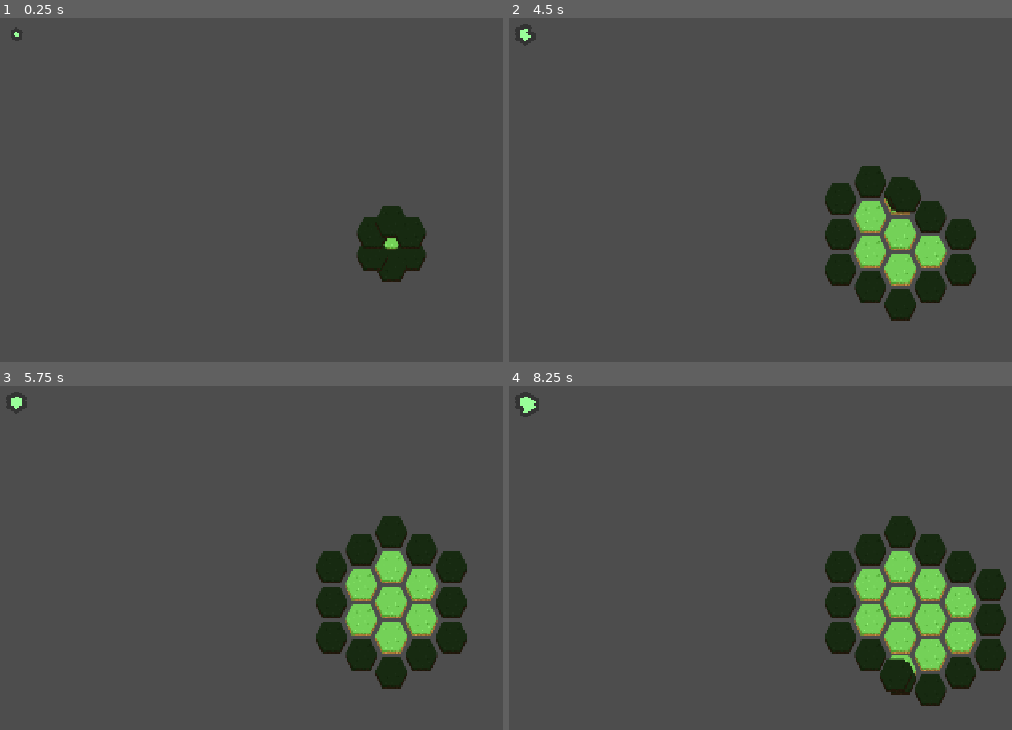
Above: before the commit, frames 1-4 (two rows, left to right).
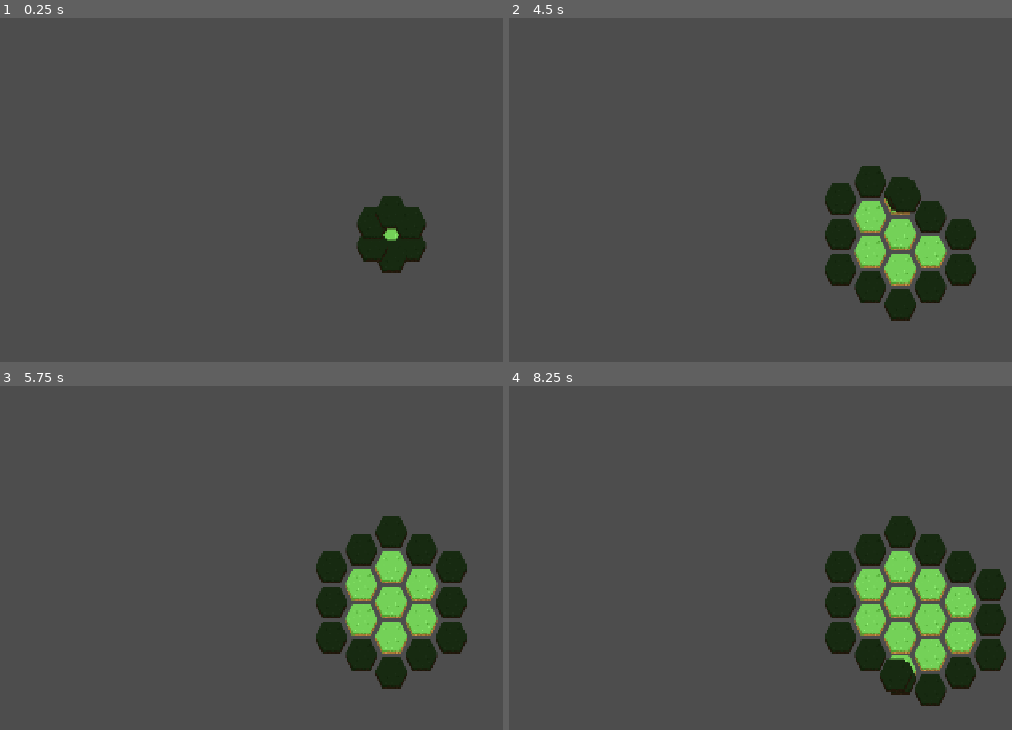
Above: after the commit, the same moments.

Repository: Wanyui/EndlessHunt
Game: Godot game, scene res://scenes/main.tscn
Two runs of this game, one before a commit and one after it. Both use one fixed random seed, a clock stepped at 60 frames per second and the inputs below.
Inputs (mouse positions are in pixels of both pictures, inside the frame that each line leads up to):
- Up to frame 1 (0.25 s): no input
- Up to frame 2 (4.5 s): click (901, 234) at 0.67 s; tap Enter at 1.25 s; move the mouse to (931, 251) at 1.27 s; click (931, 251) at 1.42 s; move the mouse to (901, 269) at 2.02 s; click (901, 269) at 2.17 s; move the mouse to (871, 251) at 2.77 s; click (871, 251) at 2.92 s; move the mouse to (871, 217) at 3.52 s; click (871, 217) at 3.67 s; move the mouse to (901, 200) at 4.27 s; click (901, 200) at 4.42 s
- Up to frame 3 (5.75 s): move the mouse to (422, 585) at 5.02 s; click (422, 585) at 5.17 s
- Up to frame 4 (8.25 s): move the mouse to (961, 637) at 5.77 s; click (961, 637) at 5.92 s; move the mouse to (931, 654) at 6.52 s; click (931, 654) at 6.67 s; move the mouse to (961, 602) at 7.27 s; click (961, 602) at 7.42 s; move the mouse to (901, 671) at 8.02 s; click (901, 671) at 8.17 s

The runs differ from the first frame. In frame 1, 1.1% of the frame differs, in the area x 2-85%, y 2-77%; in frame 2, 0.2%; in frame 3, 0.2%; in frame 4, 0.3%.

Commit message:
Se eliminó el minimapa y se simplificó la escena principal, ajustando la carga de recursos y eliminando referencias innecesarias. Se implementó un nuevo gestor de mapas para mejorar la gestión de las tiles.

Diff:
--- a/scenes/main.tscn
+++ b/scenes/main.tscn
@@ -1,24 +1,6 @@
-[gd_scene load_steps=3 format=3 uid="uid://dxnc21fh4xsu8"]
+[gd_scene load_steps=2 format=3 uid="uid://dxnc21fh4xsu8"]
 
 [ext_resource type="Script" uid="uid://lucuepi20kq7" path="res://scripts/main.gd" id="1_o5qli"]
-[ext_resource type="Script" uid="uid://djykv8rrn8al5" path="res://scripts/minimap.gd" id="2_0wfyh"]
 
 [node name="Node2D" type="Node2D"]
 script = ExtResource("1_o5qli")
-
-[node name="CanvasLayer" type="CanvasLayer" parent="."]
-
-[node name="Minimap" type="Control" parent="CanvasLayer"]
-layout_mode = 3
-anchors_preset = 3
-anchor_left = 1.0
-anchor_top = 1.0
-anchor_right = 1.0
-anchor_bottom = 1.0
-offset_left = -1340.0
-offset_top = -780.0
-offset_right = -1300.0
-offset_bottom = -740.0
-grow_horizontal = 0
-grow_vertical = 0
-script = ExtResource("2_0wfyh")
--- a/scenes/minimap.gd
+++ /dev/null
@@ -1,25 +0,0 @@
-extends Control
-
-# Referència al diccionari de tiles del main
-var tiles_ref = null
-
-# Mida del minimapa
-const MAP_SIZE = Vector2(200, 200)
-const TILE_SIZE = 8
-
-func _ready():
-	size = MAP_SIZE
-	mouse_filter = Control.MOUSE_FILTER_IGNORE
-
-func _draw():
-	if tiles_ref == null:
-		return
-	# Dibuixa cada tile
-	for key in tiles_ref:
-		var info = tiles_ref[key]
-		var pos = info["pos"] / 8 + MAP_SIZE / 2  # Escala i centra el mapa
-		var color = Color(0.2, 0.2, 0.2, 1) if info["estat"] == 0 else Color(0.6, 1, 0.6, 1)
-		draw_circle(pos, TILE_SIZE / 2.0, color)
-
-func update_minimap():
-	queue_redraw()
--- a/scripts/HexTile.gd
+++ b/scripts/HexTile.gd
@@ -16,12 +16,14 @@
 
 # Actualitza l'estat de la tile i emiteix el senyal
 func set_state(new_state):
-	state = new_state # Actualitza l'estat de la tile
-	match state: # Actualitza el color de la tile segons l'estat
+	if not new_state in State.values(): # Comprova si l'estat és vàlid
+		return
+	match new_state: # Actualitza el color de la tile segons l'estat
 		State.HIDDEN: # Color fosc
 			$Sprite2D.modulate = Color(0.2, 0.2, 0.2, 1)
 		State.REVEALED: # Color clar
 			$Sprite2D.modulate = Color(1, 1, 1, 1)
+	state = new_state # Actualitza l'estat de la tile
 	emit_signal("estat_canviat", q, r, state) # Emiteix el senyal de canvi d'estat
 
 # Inicialitza la tile
@@ -30,7 +32,7 @@
 
 # Detecta el clic de la tile
 func _on_input_event(_viewport: Node, event: InputEvent, _shape_idx: int) -> void:
-	if is_animating:
+	if is_animating: # Si la tile està en procés d'animació, no fa res
 		return
 	if event is InputEventMouseButton and event.pressed and event.button_index == MOUSE_BUTTON_LEFT:
 		if state == State.HIDDEN:
@@ -42,21 +44,21 @@
 
 # Detecta el pas del ratolí sobre la tile
 func _on_mouse_entered() -> void:
-	if state == State.HIDDEN and not is_animating: # Si la tile està amagada i no està en procés d'animació
+	if state == State.HIDDEN and not is_animating: # Si la tile està amagada i no està en procés d'animació, anima la tile a la posició original + 3 píxels amunt
 		if tween: tween.kill() # Atura qualsevol tween anterior
 		tween = create_tween() # Crea un nou tween
 		tween.tween_property(self, "position", original_position + Vector2(0, -3), 0.15) # Anima la tile a la posició original + 3 píxels amunt
 
 # Detecta el pas del ratolí fora de la tile
 func _on_mouse_exited() -> void:
-	if not is_animating: # Si no està en procés d'animació
+	if not is_animating: # Si no està en procés d'animació, anima la tile a la posició original
 		if tween: tween.kill() # Atura qualsevol tween anterior
 		tween = create_tween() # Crea un nou tween
 		tween.tween_property(self, "position", original_position, 0.15) # Anima la tile a la posició original
 
 # Anima la tile a la posició original
 func animate_to_position(target_position: Vector2, duration := 0.4):
-	is_animating = true # Indica que la tile està en procés d'animació
+	is_animating = true # Indica que la tile està en procés d'animació i no fa res
 	if tween: tween.kill() # Atura qualsevol tween anterior
 	tween = create_tween() # Crea un nou tween
 	tween.tween_property(self, "position", target_position, duration) # Anima la tile a la posició target
@@ -64,9 +66,5 @@
 
 # Quan finalitza l'animació
 func _on_animation_finished():
-	is_animating = false # Indica que la tile no està en procés d'animació
+	is_animating = false # Indica que la tile no està en procés d'animació i fa el tween a la posició original
 	original_position = position # Actualitza la posició original de la tile
-
-# Actualitza la posició original de la tile
-func _set_original_position():
-	original_position = position # Actualitza la posició original de la tile
--- a/scripts/main.gd
+++ b/scripts/main.gd
@@ -1,84 +1,18 @@
 extends Node2D
 
-const HEX_TILE_SCENE = preload("res://scenes/HexTile.tscn")
+# Carrega lesscenes
+const HEX_TILE_SCENE = preload("res://scenes/hexTile.tscn")
+const MapManagerResource = preload("res://scripts/map_manager.gd")
 
-# Offsets axials per als 6 veïns (pointy top)
-var directions = [
-	Vector2(1, 0), # E
-	Vector2(0, 1), # NE
-	Vector2(-1, 1), # NW
-	Vector2(-1, 0), # W
-	Vector2(0, -1), # SW
-	Vector2(1, -1) # SE
-]
-
-const HEX_WIDTH = 64 # Amplada de la tile
-const HEX_HEIGHT = 56 # Alçada de la tile
-
-# Diccionari per guardar les dades de cada tile
-var tiles = {} # Format: { pos_clau: { "node": tile, "pos": Vector2, "estat": estat } }
-
-# Converteix coordenades axials a coordenades cartesianes
-func axial_to_pixel(q, r):
-	var x = HEX_WIDTH * 0.75 * q # Calcula la posició x de la tile
-	var y = HEX_HEIGHT * (r + q / 2.0) # Calcula la posició y de la tile
-	return Vector2(x, y) # Retorna la posició en coordenades cartesianes
+# Referència al MapManager
+var map_manager: MapManagerResource
 
 # Inicialitza el joc
 func _ready():
-	# Centra el Node2D al centre de la pantalla
 	position = get_viewport_rect().size / 2 # Centra el Node2D al centre de la pantalla
 
-	# Centre (descobert)
-	var center_hex = HEX_TILE_SCENE.instantiate() # Crea una nova tile
-	center_hex.position = Vector2(0, 0) # Inicia a la posició (0, 0)
-	center_hex.set_state(center_hex.State.REVEALED) # Actualitza l'estat de la tile
-	center_hex.q = 0 # Actualitza la coordenada q de la tile
-	center_hex.r = 0 # Actualitza la coordenada r de la tile
-	add_child(center_hex) # Afegeix la tile al Node2D
-	tiles["0,0"] = { "node": center_hex, "pos": Vector2(0, 0), "estat": center_hex.state } # Afegeix la tile al diccionari
-	center_hex.connect("estat_canviat", Callable(self, "update_tile_state")) # Connecta el senyal de canvi d'estat a la funció update_tile_state
-
-	# Per cada direcció, crea una nova tile i la posa sota la central
-	for dir in directions:
-		var neighbor = HEX_TILE_SCENE.instantiate() # Crea una nova tile
-		neighbor.position = Vector2(0, 40) # Inicia sota la central
-		neighbor.set_state(neighbor.State.HIDDEN) # Actualitza l'estat de la tile
-		neighbor.q = int(dir.x) # Actualitza la coordenada q de la tile
-		neighbor.r = int(dir.y) # Actualitza la coordenada r de la tile
-		add_child(neighbor) # Afegeix la tile al Node2D
-		var final_pos = axial_to_pixel(dir.x, dir.y) # Converteix les coordenades axials a coordenades cartesianes
-		neighbor.animate_to_position(final_pos) # Anima la tile a la posició final
-		var key = str(int(dir.x)) + "," + str(int(dir.y)) # Crea una clau per la tile
-		tiles[key] = { "node": neighbor, "pos": final_pos, "estat": neighbor.state } # Afegeix la tile al diccionari
-		neighbor.connect("estat_canviat", Callable(self, "update_tile_state")) # Connecta el senyal de canvi d'estat a la funció update_tile_state
-
-	$CanvasLayer/Minimap.tiles_ref = tiles
-	$CanvasLayer/Minimap.update_minimap()
-
-# Actualitza l'estat de la tile i genera veïns si s'ha descobert
-func update_tile_state(q: int, r: int, estat):
-	var key = str(q) + "," + str(r) # Crea una clau per la tile
-	if tiles.has(key): # Si la tile existeix al diccionari
-		tiles[key]["estat"] = estat # Actualitza l'estat de la tile
-		print("Tile posició ", q, ",", r, " passa a ", estat, ".") # Mostra un missatge en la consola
-		# Si la tile passa a descoberta, genera veïns si no existeixen
-		if estat == 1: # 1 = REVEALED
-			for dir in directions: # Per cada direcció
-				var nq = q + int(dir.x) # Calcula la coordenada q del veí
-				var nr = r + int(dir.y) # Calcula la coordenada r del veí
-				var nkey = str(nq) + "," + str(nr) # Crea una clau per el veí
-				if not tiles.has(nkey): # Si el veí no existeix al diccionari
-					var neighbor = HEX_TILE_SCENE.instantiate() # Crea una nova tile
-					var parent_pos = axial_to_pixel(q, r) # Converteix les coordenades axials a coordenades cartesianes
-					neighbor.position = parent_pos # Inicia exactament a la posició de la tile actual
-					neighbor.set_state(neighbor.State.HIDDEN) # Actualitza l'estat de la tile
-					neighbor.q = nq # Actualitza la coordenada q del veí
-					neighbor.r = nr # Actualitza la coordenada r del veí
-					add_child(neighbor) # Afegeix la tile al Node2D
-					var final_pos = axial_to_pixel(nq, nr) # Converteix les coordenades axials a coordenades cartesianes
-					neighbor.animate_to_position(final_pos) # Anima la tile a la posició final
-					tiles[nkey] = { "node": neighbor, "pos": final_pos, "estat": neighbor.state } # Afegeix la tile al diccionari
-					neighbor.connect("estat_canviat", Callable(self, "update_tile_state")) # Connecta el senyal de canvi d'estat a la funció update_tile_state
-
-	$CanvasLayer/Minimap.update_minimap()
+	# Inicialitza el MapManager
+	map_manager = MapManagerResource.new() # Crea una nova instància del MapManager
+	add_child(map_manager) # Afegeix el MapManager al Node2D
+	map_manager.initialize_map(HEX_TILE_SCENE) # Inicialitza el MapManager
+	map_manager.position = Vector2.ZERO # Centra el MapManager al centre de la pantalla
--- /dev/null
+++ b/scripts/map_manager.gd
@@ -0,0 +1,89 @@
+extends Node2D
+class_name MapManager
+
+# Diccionari per guardar les dades de cada tile
+var tiles = {} # Format: { pos_clau: { "node": tile, "pos": Vector2, "estat": estat } }
+
+# Constants per les dimensions de les tiles
+const HEX_WIDTH = 64 # Amplada de la tile
+const HEX_HEIGHT = 56 # Alçada de la tile
+
+# Offsets axials per als 6 veïns (pointy top)
+const directions = [
+	Vector2(1, 0), # E
+	Vector2(0, 1), # NE
+	Vector2(-1, 1), # NW
+	Vector2(-1, 0), # W
+	Vector2(0, -1), # SW
+	Vector2(1, -1) # SE
+]
+
+# Converteix coordenades axials a coordenades cartesianes
+func axial_to_pixel(q: int, r: int) -> Vector2:
+	var x = HEX_WIDTH * 0.75 * q # Calcula la posició x de la tile
+	var y = HEX_HEIGHT * (r + q / 2.0) # Calcula la posició y de la tile
+	return Vector2(x, y)
+
+# Inicialitza el mapa amb la primera tile
+func initialize_map(scene: PackedScene) -> void:
+	# Centre (descobert)
+	var center_hex = scene.instantiate()
+	center_hex.position = Vector2(0, 0)
+	center_hex.set_state(center_hex.State.REVEALED)
+	center_hex.q = 0
+	center_hex.r = 0
+	add_child(center_hex)
+	tiles["0,0"] = { "node": center_hex, "pos": Vector2(0, 0), "estat": center_hex.state }
+	center_hex.connect("estat_canviat", Callable(self, "_on_tile_state_changed").bind(scene))
+
+	# Genera les tiles veïnes inicials
+	for dir in directions:
+		_create_neighbor_tile(0, 0, dir, scene)
+
+# Crea una nova tile veïna
+func _create_neighbor_tile(parent_q: int, parent_r: int, direction: Vector2, scene: PackedScene) -> void:
+	var q = parent_q + int(direction.x)
+	var r = parent_r + int(direction.y)
+	var key = str(q) + "," + str(r)
+
+	if not tiles.has(key):
+		var neighbor = scene.instantiate()
+		var parent_pos = axial_to_pixel(parent_q, parent_r)
+		neighbor.position = parent_pos
+		neighbor.set_state(neighbor.State.HIDDEN)
+		neighbor.q = q
+		neighbor.r = r
+		add_child(neighbor)
+		var final_pos = axial_to_pixel(q, r)
+		neighbor.animate_to_position(final_pos)
+		tiles[key] = { "node": neighbor, "pos": final_pos, "estat": neighbor.state }
+		neighbor.connect("estat_canviat", Callable(self, "_on_tile_state_changed").bind(scene))
+
+# Actualitza l'estat d'una tile i genera veïns si s'ha descobert
+func _on_tile_state_changed(q: int, r: int, estat: int, scene: PackedScene) -> void:
+	var key = str(q) + "," + str(r)
+	if tiles.has(key):
+		tiles[key]["estat"] = estat
+		print("Tile posició ", q, ",", r, " passa a ", estat, ".")
+
+		if estat == 1: # State.REVEALED
+			for dir in directions:
+				_create_neighbor_tile(q, r, dir, scene)
+
+# Retorna el diccionari de tiles
+func get_tiles() -> Dictionary:
+	return tiles
+
+# Retorna la posició d'una tile
+func get_tile_position(q: int, r: int) -> Vector2:
+	var key = str(q) + "," + str(r)
+	if tiles.has(key):
+		return tiles[key]["pos"]
+	return Vector2.ZERO
+
+# Retorna l'estat d'una tile
+func get_tile_state(q: int, r: int) -> int:
+	var key = str(q) + "," + str(r)
+	if tiles.has(key):
+		return tiles[key]["estat"]
+	return -1
--- a/scripts/minimap.gd
+++ /dev/null
@@ -1,25 +0,0 @@
-extends Control
-
-# Referència al diccionari de tiles del main
-var tiles_ref = null
-
-# Mida del minimapa
-const MAP_SIZE = Vector2(200, 200)
-const TILE_SIZE = 8
-
-func _ready():
-	size = MAP_SIZE
-	mouse_filter = Control.MOUSE_FILTER_IGNORE
-
-func _draw():
-	if tiles_ref == null:
-		return
-	# Dibuixa cada tile
-	for key in tiles_ref:
-		var info = tiles_ref[key]
-		var pos = info["pos"] / 8.0 + MAP_SIZE / 2  # Escala i centra el mapa
-		var color = Color(0.2, 0.2, 0.2, 1) if info["estat"] == 0 else Color(0.6, 1, 0.6, 1)
-		draw_circle(pos, TILE_SIZE / 2.0, color)
-
-func update_minimap():
-	queue_redraw()
Binary file added: assets/tiles/food_basic.png
Not shown, added: assets/tiles/food_basic.png.import
Not shown, added: scripts/map_manager.gd.uid
